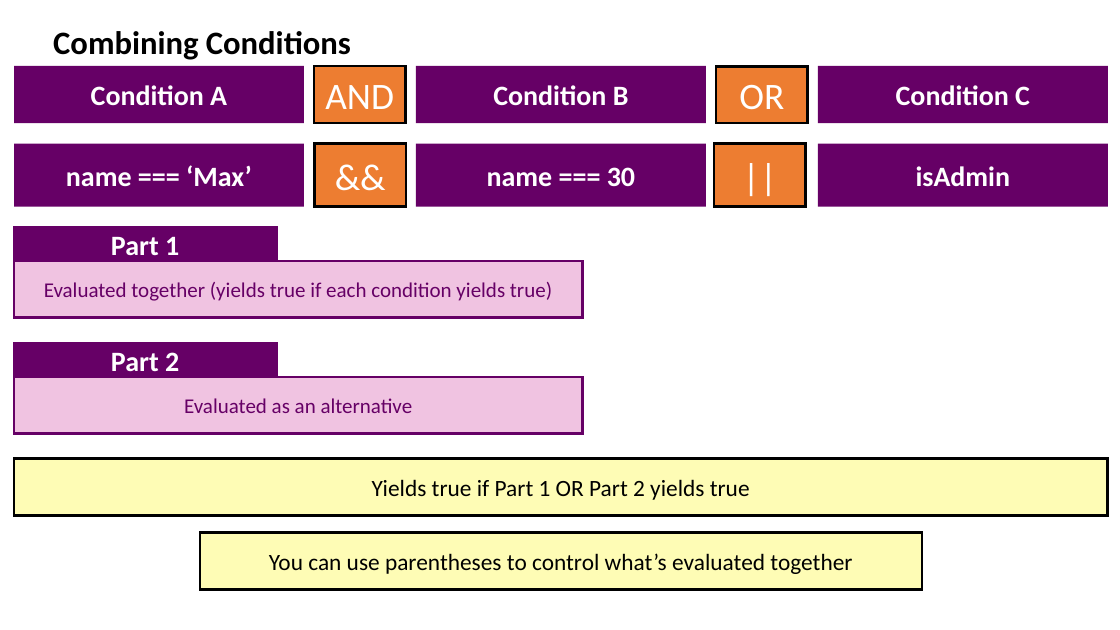
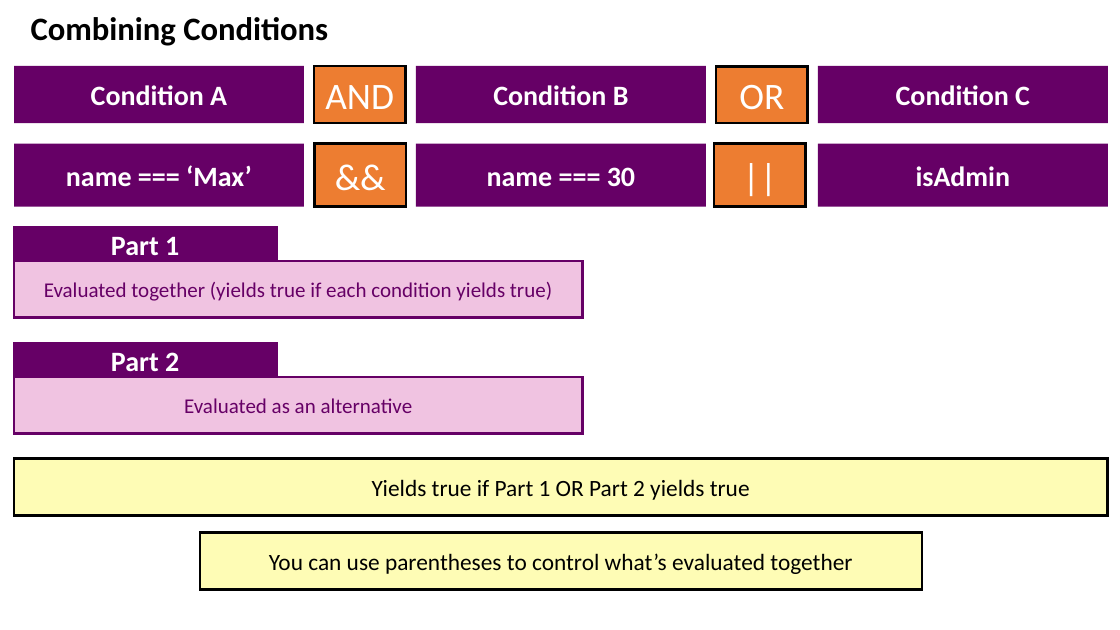
Before and after one commit to drronidz/JavaScript-The-Complete-Guide-2020, a slide deck: slide 6 of 4. Working with Control Structures (if Statements, Loops, Error Handling)/docs/Introduction.pptx. Drawn at 1120x630 pixels with LibreOffice and Linux fonts; fonts in the diff are those of the drawing. Boxes give left, top, right and bottom in pixels: in the first picture for what was removed or moved away, otherwise in the second. Text is boxed around its words. In the diff, an @@ line names an element or a change of style, - is before the commit and + after.

```diff
--- a/4. Working with Control Structures (if Statements, Loops, Error Handling)/docs/Introduction.pptx
+++ b/4. Working with Control Structures (if Statements, Loops, Error Handling)/docs/Introduction.pptx
@@ text "Combining Conditions": place and size @@
-text "Combining Conditions" at [53, 31, 351, 60]
+text "Combining Conditions" at [31, 17, 328, 46]
```
Also in this commit, not shown: 2 slides added, 1 other file.
